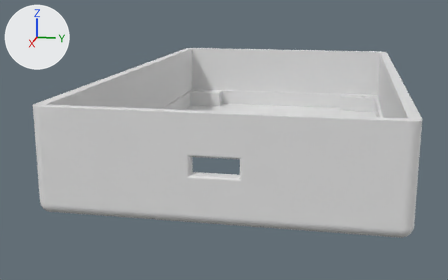
Renders of the Blender file ili9488_front_box.blend from each side of a commit.
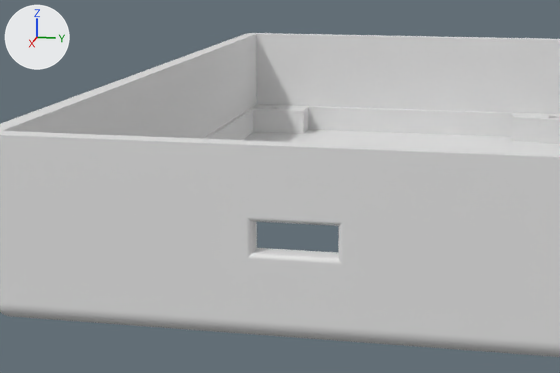
There are two pictures of each version: one whole from a camera (50 mm lens) standing at (194.8, 50.9, 18.8) and looking at (54.8, 22.9, -16.2), one close up on the part from 10% to 82% of the width and 10% to 87% of the height. Arrows for +X, +Y and +Z are at upper left; the lights stay in place.

Names of what the first close-up shows: 'Display_ILI9488_Gehäuse'.
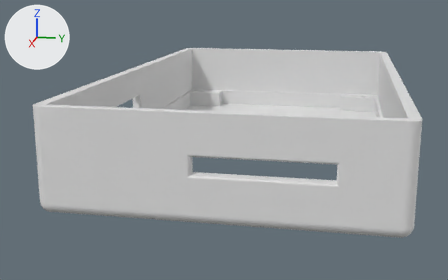
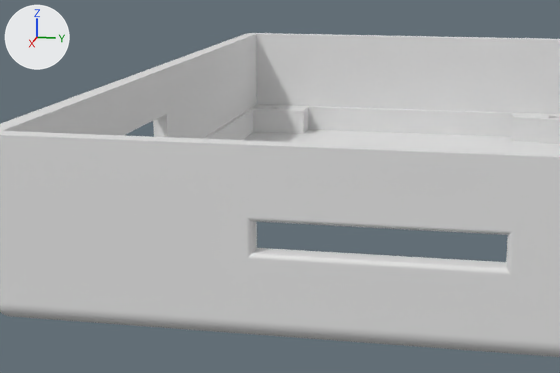
Where the change shows, as pixel boxes (x1, y1, x2, y2) in the close-ups (560 x 373 px):
part 1 of me_display_ili9488_gehäuse, built on
    both: (3, 34, 560, 343)

Patch to the scene script:
```diff
--- a/ili9488_front_box.blend.py
+++ b/ili9488_front_box.blend.py
@@ me_display_ili9488_gehäuse @@
 # used by ob_display_ili9488_gehäuse; location = (0.0, 0.0, 0.0); rotation_euler = (4.712, 0.0, 0.0), in degrees (270, 0, 0)
-me_display_ili9488_gehäuse.from_pydata(...)  # 3119 vertices, 6242 faces; spans x 0.0..103.0, y 0.0..18.7, z 0.0..62.0
+me_display_ili9488_gehäuse.from_pydata(...)  # 3131 vertices, 6246 faces; spans x 0.0..103.0, y 0.0..18.7, z 0.0..62.0
+# me_display_ili9488_gehäuse part 1
+# 4 faces are deleted
+# 66 vertices in x 101.0..103.0, y 6.7..10.7, z 35.0..35.5 move by (0.0, 0.0, 15.0)
+# 12 vertices are added at x 53.0..83.0, y 6.3..10.3, z 0.0..2.0
+# 8 new faces join them
```
